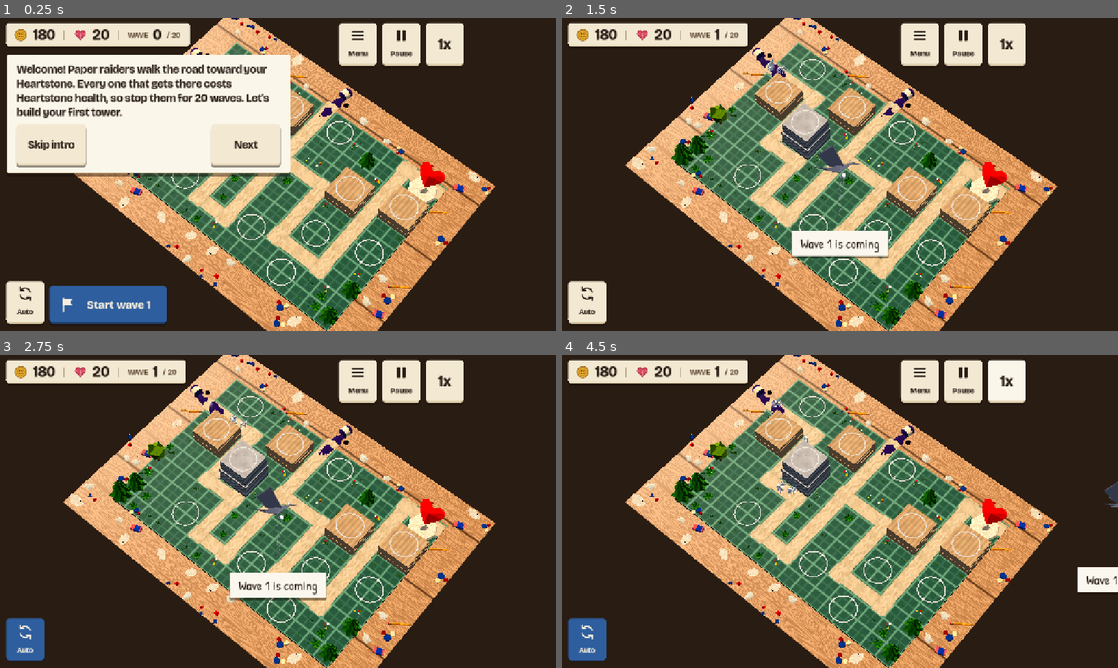
Above: before the commit, frames 1-4 (two rows, left to right).
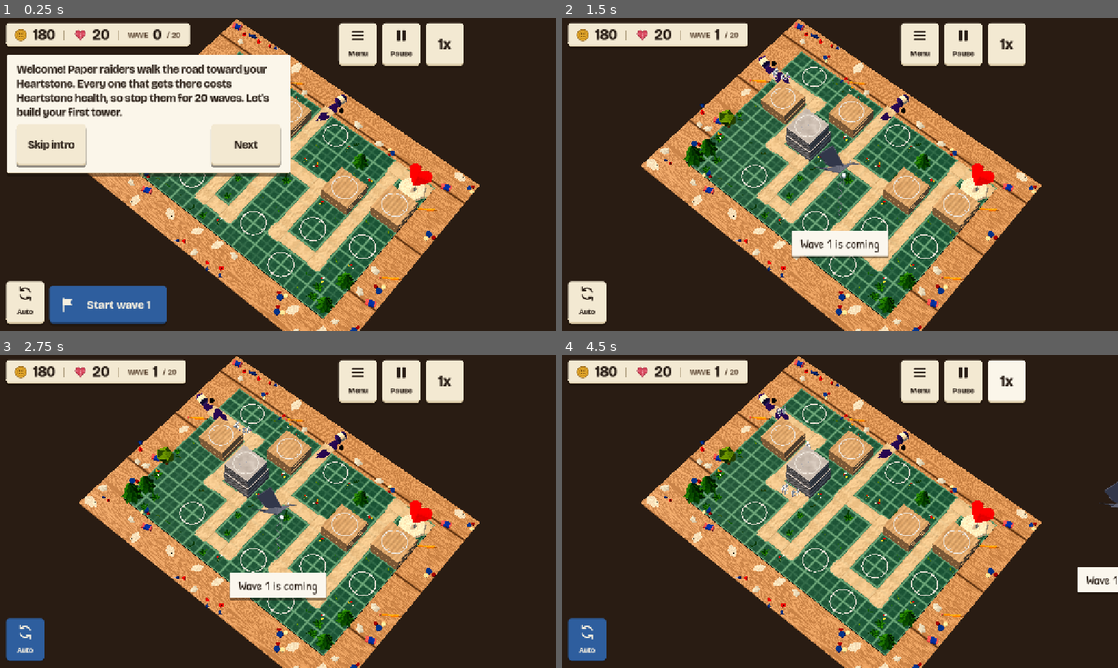
Above: after the commit, the same moments.

Repository: juanpalopez/psychic-bassoon
Game: Godot game, scene res://main.tscn
The game is run twice, just before and just after one commit, with the same random seed, the same clock (stepped at 60 frames per second) and the same inputs.
Inputs:
- Up to frame 1 (0.25 s): no input
- Up to frame 2 (1.5 s): click "Start wave 1" at 0.5 s; click "Skip intro" at 1.25 s
- Up to frame 3 (2.75 s): click "Auto" at 2 s
- Up to frame 4 (4.5 s): click "1x" at 2.75 s; click "2x" at 3.5 s; click "3x" at 4.25 s

The runs differ from the first frame. In frame 1, 22% of the frame differs, in the area x 13-90%, y 0-100%; in frame 2, 29%; in frame 3, 29%; in frame 4, 30%, in the area x 11-90%, y 0-100%.

Commit message:
fix(render): keep the screen over the board, fit tall points and turn the sun
Restore the rule that the whole screen stays over the board with the yaw (footprint box of the turned screen), fit the corners at the top cliff plus tower height, and turn the sun by the camera yaw so the light reads as before.

Co-Authored-By: Claude Sonnet 5.5 <noreply@anthropic.com>
Claude-Session: https://claude.ai/code/session_013kCD1gD2mF2bzJQYitQCV3

Diff:
--- a/godot/main.tscn
+++ b/godot/main.tscn
@@ -34,7 +34,7 @@
 environment = SubResource("Environment_desk")
 
 [node name="Sun" type="DirectionalLight3D" parent="."]
-rotation_degrees = Vector3(-42, -121.5, 0)
+rotation_degrees = Vector3(-42, -81.5, 0)
 light_color = Color(1, 0.86, 0.7, 1)
 light_energy = 1.1
 shadow_enabled = true
--- a/godot/render/camera_rig.gd
+++ b/godot/render/camera_rig.gd
@@ -11,12 +11,14 @@
 ## road, tape and sockets read at an angle instead of as strict rows and columns. The yaw is one
 ## constant, and a drag is turned by it so the scene still follows the finger.
 ##
-## `fit_distance`, `pitch_for`, `closest_distance`, `pan_limits`, `ground_drag` and `rubber` are
-## plain maths so they can be tested; `frame` places the camera for a screen
+## `fit_distance`, `pitch_for`, `closest_distance`, `footprint`, `pan_bounds`, `top_height`,
+## `ground_drag` and `rubber` are plain maths so they can be tested; `frame` places the
+## camera for a screen
 ## shape and is called again when the window changes.
 class_name CameraRig
 extends Node3D
 
+const TOWERS := preload("res://content/towers.gd")
 ## Metres to the near clip plane.
 const CAMERA_NEAR := 1.0
 ## The narrowest screen the rig frames for (a hidden canvas reports no size).
@@ -56,6 +58,8 @@
 # the whole-board distance for the current aspect, so a drag never recomputes it
 var _fit := 0.0
 var _pan_raw := Vector2.ZERO
+var _range := Rect2()
+var _range_key := Vector4(-1.0, -1.0, -1.0, -1.0)
 var _holding := false
 
 
@@ -121,12 +125,58 @@
 	return minf(distance, fit)
 
 
-## The pans (the camera target, x and z) allowed at a zoom: the target stays inside the board,
-## with the room to move growing from nothing (the whole board in view) to the whole board
-## (closest). Measured in world axes, so the yaw does not change it.
-static func pan_limits(board_half: Vector2, zoom_value: float) -> Rect2:
-	var reach := board_half * clampf(zoom_value, 0.0, 1.0)
-	return Rect2(-reach, reach * 2.0)
+## The part of the ground the screen shows when the camera targets the middle of the board
+## (pan 0) and is turned by `yaw_degrees`: the box around where the four corners of the screen
+## meet the ground. A pan moves the whole footprint, so a box is exact for keeping its corners
+## over the board.
+static func footprint(
+	distance: float,
+	pitch_degrees: float,
+	fov_degrees_value: float,
+	aspect: float,
+	yaw_degrees: float = 0.0
+) -> Rect2:
+	var pitch := deg_to_rad(pitch_degrees)
+	var turn := Basis(Vector3.UP, deg_to_rad(yaw_degrees))
+	var position := turn * Vector3(0.0, sin(pitch) * distance, cos(pitch) * distance)
+	var basis := turn * Basis(Vector3.RIGHT, -pitch)
+	var tan_v := tan(deg_to_rad(fov_degrees_value) / 2.0)
+	var low := Vector2(INF, INF)
+	var high := Vector2(-INF, -INF)
+	for corner in [Vector2(-1.0, -1.0), Vector2(1.0, -1.0), Vector2(-1.0, 1.0), Vector2(1.0, 1.0)]:
+		var direction := basis * Vector3(corner.x * tan_v * aspect, corner.y * tan_v, -1.0)
+		if direction.y >= -1e-6:
+			continue
+		var hit := position + direction * (-position.y / direction.y)
+		low = Vector2(minf(low.x, hit.x), minf(low.y, hit.z))
+		high = Vector2(maxf(high.x, hit.x), maxf(high.y, hit.z))
+	return Rect2(low, high - low)
+
+
+## The pans (the camera target, x and z) that keep the whole screen over the board: the board's
+## half size less what the screen shows each way. An axis where the screen shows more than the
+## board has nothing to pan, so its range is the single point 0.
+static func pan_bounds(board_half: Vector2, foot: Rect2) -> Rect2:
+	var low := -board_half - foot.position
+	var high := board_half - foot.end
+	if low.x > high.x:
+		low.x = 0.0
+		high.x = 0.0
+	if low.y > high.y:
+		low.y = 0.0
+		high.y = 0.0
+	return Rect2(low, high - low)
+
+
+## The highest point the board can have, for the fit: the top cliff plus the tallest tower body
+## (a default look at its top level). A tower at a corner of the board must stay on screen.
+static func top_height() -> float:
+	var look := TowerLook.new()
+	var top_level := 0
+	for def in TOWERS.DEFS.values():
+		top_level = maxi(top_level, (def.cost as Array).size() - 1)
+	var cliff: float = Board.LEVEL_HEIGHTS[Board.LEVEL_HEIGHTS.size() - 1]
+	return cliff + look.base_height + look.height_per_level * float(top_level)
 
 
 ## How far the camera target moves on the ground (x and z) for a drag of `delta` screen pixels:
@@ -200,9 +250,15 @@
 	return Vector2(hit.x, hit.z)
 
 
-## The pans allowed now: the target stays inside the board.
+## The pans allowed now: the whole screen stays over the board.
 func pan_range() -> Rect2:
-	return pan_limits(BoardSpace.size() / 2.0, zoom)
+	# the range only changes with the zoom, the screen shape, the fit and the canvas height
+	var key := Vector4(zoom, _aspect, _fit, canvas_height)
+	if key != _range_key:
+		_range_key = key
+		var foot := footprint(_distance(), pitch_for(zoom), fov_degrees, _aspect, YAW_DEGREES)
+		_range = pan_bounds(BoardSpace.size() / 2.0, foot)
+	return _range
 
 
 ## Mouse wheel notches: positive zooms in.
@@ -254,7 +310,11 @@
 
 
 func _fit_now() -> float:
-	return fit_distance(BoardSpace.corners(), MAX_PITCH, fov_degrees, _aspect, margin, YAW_DEGREES)
+	var points: Array[Vector3] = []
+	for corner in BoardSpace.corners():
+		points.append(corner)
+		points.append(corner + Vector3(0.0, top_height(), 0.0))
+	return fit_distance(points, MAX_PITCH, fov_degrees, _aspect, margin, YAW_DEGREES)
 
 
 func _screen_aspect() -> float:
--- /dev/null
+++ b/godot/tests/render/test_camera_footprint.gd
@@ -0,0 +1,25 @@
+## The ground the camera shows and the pans that keep it over the board.
+extends GutTest
+
+const FOV := 20.0
+
+
+func test_the_footprint_and_bounds_maths() -> void:
+	var foot := Rect2(Vector2(-3.0, -2.0), Vector2(6.0, 5.0))
+	var bounds := CameraRig.pan_bounds(Vector2(10.0, 8.0), foot)
+	assert_eq(bounds.position, Vector2(-7.0, -6.0))
+	assert_eq(bounds.end, Vector2(7.0, 5.0))
+	# a view wider than the board has nothing to pan on that axis
+	var wide := CameraRig.pan_bounds(Vector2(2.0, 8.0), foot)
+	assert_eq(wide.position.x, 0.0)
+	assert_eq(wide.end.x, 0.0)
+
+
+func test_a_turned_footprint_is_the_box_around_the_turned_screen() -> void:
+	var plain := CameraRig.footprint(20.0, 59.0, FOV, 16.0 / 9.0, 0.0)
+	var turned := CameraRig.footprint(20.0, 59.0, FOV, 16.0 / 9.0, 40.0)
+	# turning a wide, shallow screen makes its box deeper and narrower
+	assert_gt(turned.size.y, plain.size.y)
+	assert_lt(turned.size.x, plain.size.x * 1.2)
+	# the screen is centred on the target at yaw 0
+	assert_almost_eq(plain.position.x, -plain.end.x, 1e-6)
--- a/godot/tests/render/test_camera_rig.gd
+++ b/godot/tests/render/test_camera_rig.gd
@@ -174,36 +174,32 @@
 	return rig
 
 
-func test_zoomed_in_there_is_room_to_pan_but_the_target_never_leaves_the_board() -> void:
+func test_the_whole_screen_stays_over_the_board_at_every_pan_the_rig_allows() -> void:
 	var half := BoardSpace.size() / 2.0
-	for shape in [Vector2i(1280, 720), Vector2i(1558, 720), Vector2i(1024, 768)]:
-		for zoom_level in [0.5, 1.0]:
+	for shape in [Vector2i(1280, 720), Vector2i(2160, 720), Vector2i(1024, 768)]:
+		for zoom_level in [0.3, 0.6, 1.0]:
 			var rig := _rig_in(shape.x, shape.y)
 			rig.set_zoom(zoom_level)
 			var range := rig.pan_range()
-			assert_true(range.size.x > 0.0 and range.size.y > 0.0, "room to pan at %s" % shape)
-			# at every corner of the allowed pans, the camera still looks at a point on the board
+			var room := range.size.x > 0.0 or range.size.y > 0.0
+			# (a very wide screen shows the whole board's width even closest: nothing to pan)
+			if zoom_level == 1.0 and shape.x < 2000:
+				assert_true(room, "room to pan when closest at %s" % shape)
+			# at every corner of the allowed pans, all four screen corners hit the board
+			var size := Vector2(shape)
 			for x in [range.position.x, range.end.x]:
 				for y in [range.position.y, range.end.y]:
 					rig.pan = Vector2(x, y)
 					rig._pan_raw = rig.pan
 					rig._place()
-					var middle := rig.ground_under(Vector2(shape) / 2.0)
-					assert_lte(absf(middle.x), half.x + 1e-3, "x at %s" % shape)
-					assert_lte(absf(middle.y), half.y + 1e-3, "z at %s" % shape)
-
-
-func test_the_pan_limits_are_symmetric_and_grow_with_the_zoom() -> void:
-	var rig := _phone_rig()
-	var near := rig.pan_range()
-	rig.set_zoom(0.5)
-	var middle := rig.pan_range()
-	rig.set_zoom(1.0)
-	var close := rig.pan_range()
-	assert_lt(near.size.x, middle.size.x)
-	assert_lt(middle.size.x, close.size.x)
-	assert_almost_eq(close.position.x, -close.end.x, 1e-9)
-	assert_almost_eq(close.position.y, -close.end.y, 1e-9)
+					for corner in [Vector2.ZERO, Vector2(1.0, 0.0), Vector2(0.0, 1.0), Vector2.ONE]:
+						var ground := rig.ground_under(corner * size)
+						var where := "%s zoom %s pan %s" % [shape, zoom_level, Vector2(x, y)]
+						# an axis where the screen shows more than the board has no range to keep
+						if range.size.x > 0.0:
+							assert_lte(absf(ground.x), half.x + 1e-3, "x at " + where)
+						if range.size.y > 0.0:
+							assert_lte(absf(ground.y), half.y + 1e-3, "z at " + where)
 
 
 func test_rubber_band_lets_you_overscroll_a_little() -> void:
@@ -215,19 +211,22 @@
 
 
 func test_a_pinch_keeps_the_point_under_the_fingers_where_it_was() -> void:
-	var rig := _phone_rig()
-	rig.set_zoom(0.5)
-	var centre := rig.get_viewport().get_visible_rect().size * Vector2(0.5, 0.4)
+	var rig := _rig_in(1280, 720)
+	rig.set_zoom(0.9)
+	# start from the middle of the allowed pans, so the pinned point is not clamped away
+	var range := rig.pan_range()
+	rig.pan = range.position + range.size / 2.0
+	rig._pan_raw = rig.pan
+	rig._place()
+	var centre := Vector2(640.0, 360.0) * Vector2(1.0, 1.0)
 	var before := rig.ground_under(centre)
-	rig.zoom_by(1.3, centre)
+	rig.zoom_by(1.05, centre)
 	var after := rig.ground_under(centre)
-	assert_gt(rig.zoom, 0.5)
+	assert_gt(rig.zoom, 0.9)
 	assert_almost_eq(after.x, before.x, 1e-3)
 	assert_almost_eq(after.y, before.y, 1e-3)
 
 
-## The ground direction (x, z) that points right on the screen, and the one that points up
-## the screen, read from the camera itself.
 func _screen_axes(camera: Camera3D) -> Array[Vector2]:
 	var right := camera.global_transform.basis.x
 	var forward := -camera.global_transform.basis.z
@@ -238,20 +237,22 @@
 
 
 func test_dragging_moves_the_scene_with_the_finger() -> void:
-	var rig := _phone_rig()
+	var rig := _rig_in(1280, 720)
 	rig.set_zoom(1.0)
 	var axes := _screen_axes(rig.camera())
 	rig.pan_by_pixels(Vector2(100.0, 0.0))
 	# the scene follows the finger to the right, so the camera target moves left on the screen
-	assert_lt(rig.pan.dot(axes[0]), 0.0)
-	assert_almost_eq(rig.pan.dot(axes[1]), 0.0, 1e-6, "a sideways drag does not move up or down")
+	assert_lt(rig._pan_raw.dot(axes[0]), 0.0)
+	assert_almost_eq(
+		rig._pan_raw.dot(axes[1]), 0.0, 1e-6, "a sideways drag does not move up or down"
+	)
 	rig.release_pan()
 	rig.pan = Vector2.ZERO
 	rig._pan_raw = Vector2.ZERO
 	rig.pan_by_pixels(Vector2(0.0, 100.0))
 	# dragging down pushes the scene toward the viewer: the target moves up the screen
-	assert_gt(rig.pan.dot(axes[1]), 0.0)
-	assert_almost_eq(rig.pan.dot(axes[0]), 0.0, 1e-6, "a vertical drag does not move sideways")
+	assert_gt(rig._pan_raw.dot(axes[1]), 0.0)
+	assert_almost_eq(rig._pan_raw.dot(axes[0]), 0.0, 1e-6, "a vertical drag does not move sideways")
 
 
 func test_a_pan_stays_near_the_board_and_springs_back_after_release() -> void:
--- a/godot/tests/render/test_camera_yaw.gd
+++ b/godot/tests/render/test_camera_yaw.gd
@@ -76,11 +76,14 @@
 	var point := before
 	# the ground under the middle of the screen at the start; after a drag right it must sit
 	# to the right of where the middle now is, along the camera's own right
-	for drag in [Vector2(80.0, 0.0), Vector2(-80.0, 0.0), Vector2(0.0, 60.0), Vector2(0.0, -60.0)]:
+	for drag in [Vector2(20.0, 0.0), Vector2(-20.0, 0.0), Vector2(0.0, 15.0), Vector2(0.0, -15.0)]:
 		rig.pan = Vector2.ZERO
 		rig._pan_raw = Vector2.ZERO
 		rig._place()
 		rig.pan_by_pixels(drag)
+		# the raw drag, before the limits damp it
+		rig.pan = rig._pan_raw
+		rig._place()
 		var camera := rig.camera()
 		# where the starting ground point now appears on the screen
 		var moved := camera.unproject_position(Vector3(point.x, 0.0, point.y))
@@ -124,3 +127,23 @@
 	var quarter := CameraRig.ground_drag(Vector2(10.0, 0.0), 0.1, 60.0, 90.0)
 	assert_almost_eq(quarter.x, 0.0, 1e-6)
 	assert_almost_eq(quarter.y, 1.0, 1e-6)
+
+
+func test_a_tall_point_at_a_board_corner_stays_on_screen_when_zoomed_out() -> void:
+	var lift := CameraRig.top_height()
+	# the cliff plus a tower: well above the ground, so the fit must allow for it
+	assert_gte(lift, 2.0 + 1.0)
+	for aspect in [1.0, 4.0 / 3.0, 16.0 / 9.0, 2.16, 2.4]:
+		var rig := CameraRig.new()
+		add_child_autofree(rig)
+		rig.frame(aspect)
+		var camera := rig.camera()
+		var tan_v := tan(deg_to_rad(camera.fov) / 2.0)
+		for corner in BoardSpace.corners():
+			var local := (
+				camera.global_transform.affine_inverse() * (corner + Vector3(0.0, lift, 0.0))
+			)
+			var depth := -local.z
+			assert_gt(depth, 0.0)
+			assert_lte(absf(local.y) / (depth * tan_v), 1.0 + 1e-6, "vertical, aspect %f" % aspect)
+			assert_lte(absf(local.x) / (depth * tan_v * aspect), 1.0 + 1e-6, "horizontal")
--- /dev/null
+++ b/godot/tests/render/test_sun_light.gd
@@ -0,0 +1,29 @@
+## The sun keeps the same angle to the view when the camera is turned by its yaw.
+extends GutTest
+
+const MAIN_SCENE := preload("res://main.tscn")
+## The sun's yaw in the scene before the camera was turned (degrees).
+const SUN_YAW_BEFORE := -121.5
+const SUN_PITCH := -42.0
+
+
+## The angle (degrees) between where the light travels over the ground and where the
+## camera looks over the ground.
+func _light_to_view(light_yaw: float, camera_yaw: float) -> float:
+	var light := Basis.from_euler(Vector3(deg_to_rad(SUN_PITCH), deg_to_rad(light_yaw), 0.0))
+	var toward := light * Vector3.FORWARD
+	var view := Basis(Vector3.UP, deg_to_rad(camera_yaw)) * Vector3.FORWARD
+	return rad_to_deg(
+		Vector2(toward.x, toward.z).normalized().angle_to(Vector2(view.x, view.z).normalized())
+	)
+
+
+func test_the_sun_is_turned_with_the_camera_so_the_light_reads_as_before() -> void:
+	var main := MAIN_SCENE.instantiate()
+	add_child_autofree(main)
+	var sun := main.get_node("Sun") as DirectionalLight3D
+	var before := absf(_light_to_view(SUN_YAW_BEFORE, 0.0))
+	var now := absf(_light_to_view(sun.rotation_degrees.y, CameraRig.YAW_DEGREES))
+	assert_almost_eq(now, before, 0.5, "the light-to-view angle is where it was")
+	assert_gt(now, 45.0, "the light is not almost along the view")
+	assert_almost_eq(sun.rotation_degrees.x, SUN_PITCH, 1e-4)
Not shown, added: godot/tests/render/test_camera_footprint.gd.uid
Not shown, added: godot/tests/render/test_sun_light.gd.uid
